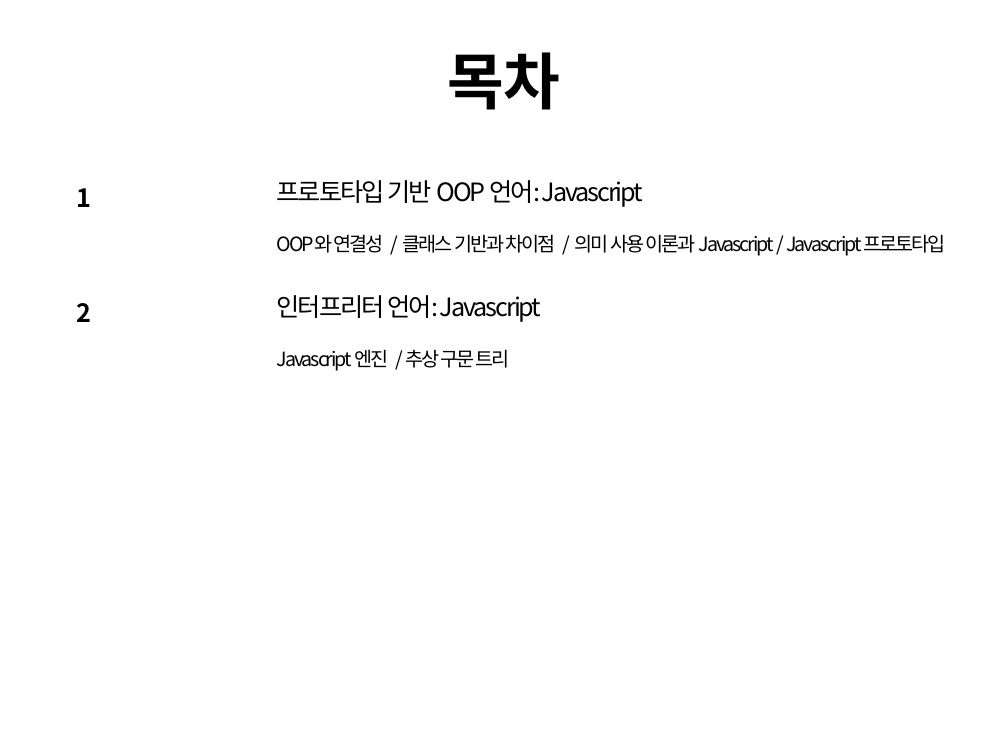
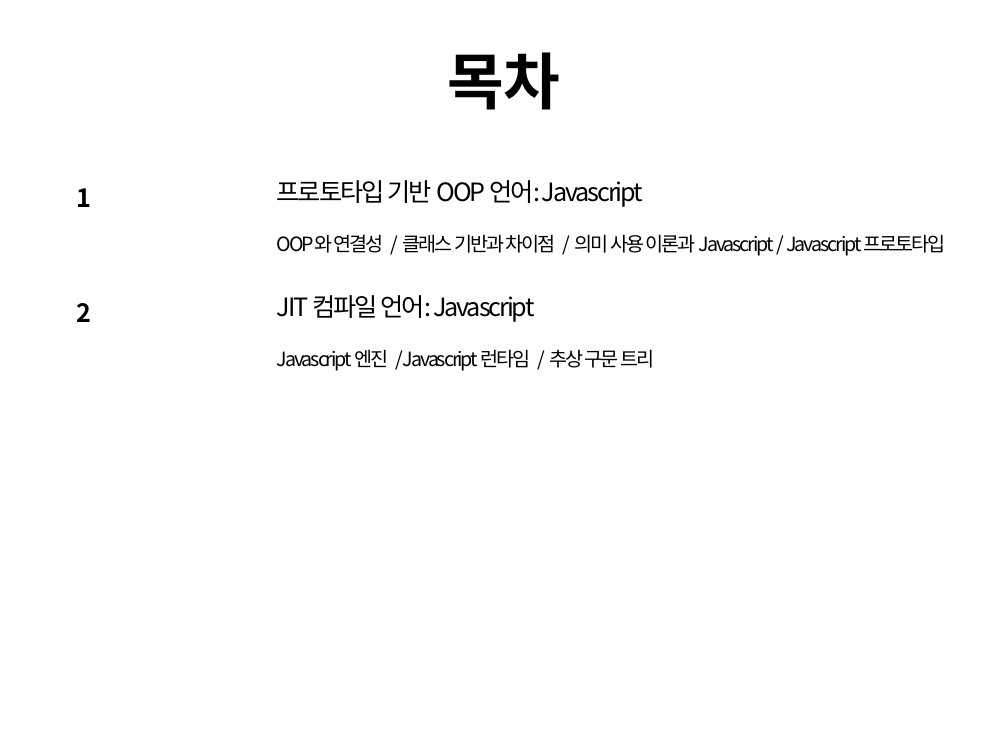
Before and after one commit to cs-study-org/cs-study, a slide deck: slide 2 of 06/yongki/ProgrammingLanguage.pptx. Drawn at 1008x756 pixels with LibreOffice and Linux fonts; fonts in the diff are those of the drawing. Boxes give left, top, right and bottom in pixels: in the first picture for what was removed or moved away, otherwise in the second. Text is boxed around its words. In the diff, an @@ line names an element or a change of style, - is before the commit and + after.

```diff
--- a/06/yongki/ProgrammingLanguage.pptx
+++ b/06/yongki/ProgrammingLanguage.pptx
@@ text at (277,295,535,322): text changed @@
-인터프리터 언어: Javascript
+JIT 컴파일 언어: Javascript
@@ text at (277,349,654,371): text changed @@
-Javascript 엔진 / 추상 구문 트리
+Javascript 엔진 / Javascript 런타임 / 추상 구문 트리
```
Also in this commit, not shown: 3 other slides changed, 1 slide added.
